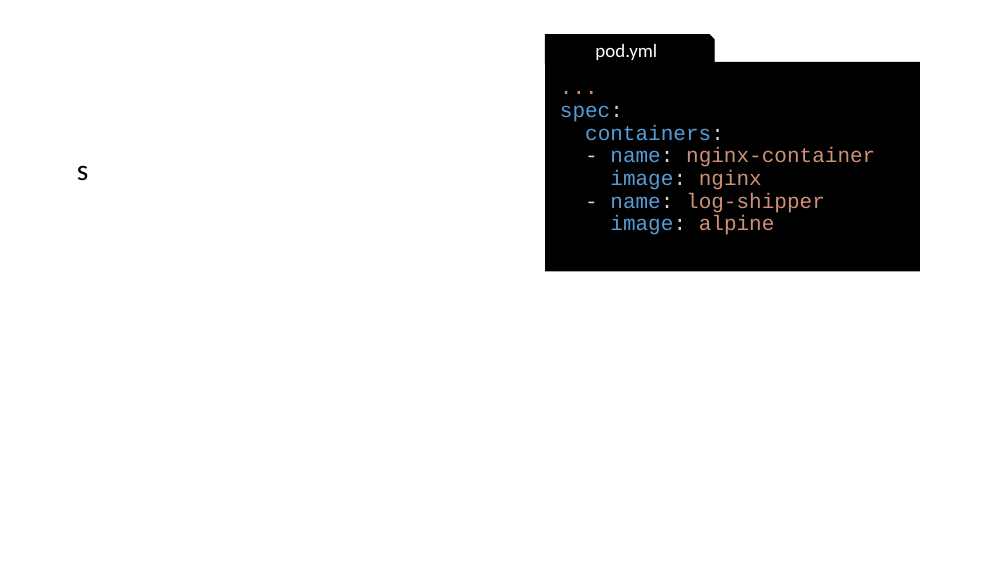
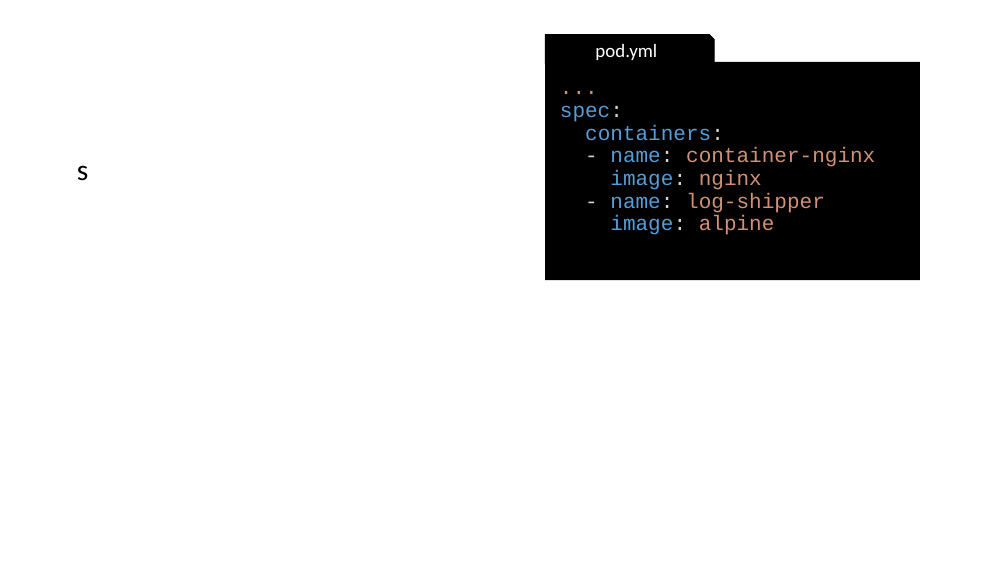
Before and after one commit to gerassimos/kgs, a slide deck: slide 11 of docs/images/slides_images.pptx (slide 10 before the commit). Drawn at 1008x567 pixels with LibreOffice and Linux fonts; fonts in the diff are those of the drawing. Boxes give left, top, right and bottom in pixels: in the first picture for what was removed or moved away, otherwise in the second. Text is boxed around its words. In the diff, an @@ line names an element or a change of style, - is before the commit and + after.

```diff
--- a/docs/images/slides_images.pptx
+++ b/docs/images/slides_images.pptx
@@ rectangle "...": place and size @@
-rectangle "..." at (545,62,920,271)
+rectangle "..." at (545,62,920,281)
@@ text in rectangle at (610,147,875,167): text changed @@
-- name: nginx-container
+- name: container-nginx
```
Also in this commit, not shown: 1 other slide changed, 8 slides added, 8 other files.
